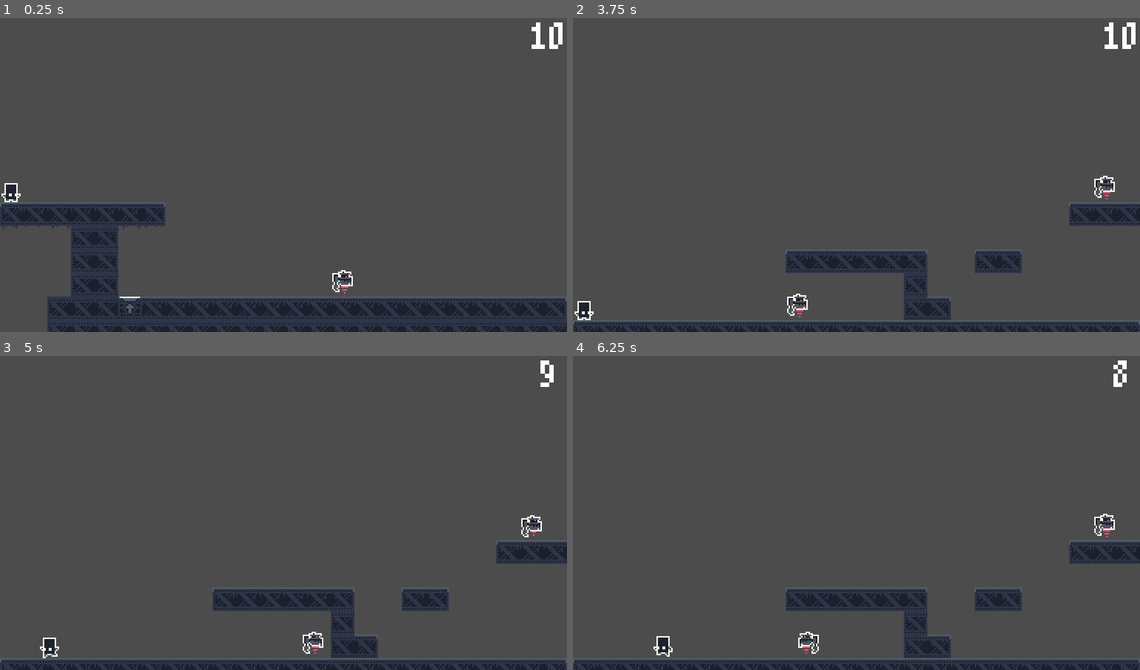
Above: before the commit, frames 1-4 (two rows, left to right).
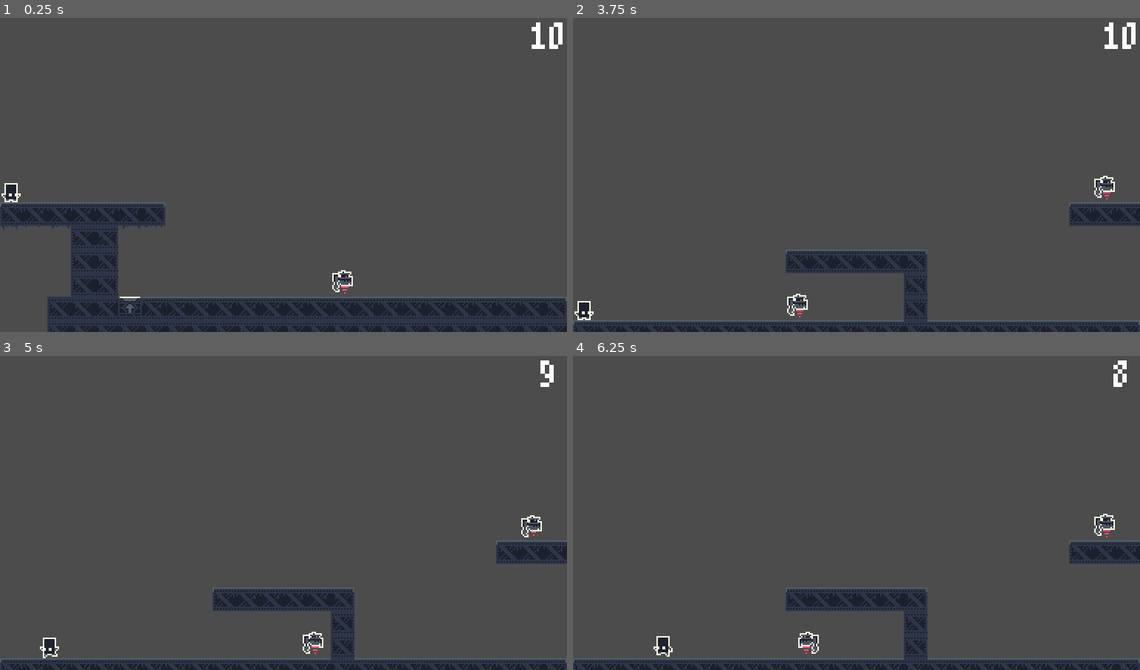
Above: after the commit, the same moments.

Repository: CodePidgy/Time-Step
Game: Godot game, scene res://src/Main/Game.tscn
Two runs of this game, one before a commit and one after it. Both use one fixed random seed, a clock stepped at 60 frames per second and the inputs below.
Inputs (mouse positions are in pixels of both pictures, inside the frame that each line leads up to):
- Up to frame 1 (0.25 s): no input
- Up to frame 2 (3.75 s): tap Enter at 0.5 s; move the mouse to (981, 156) at 0.52 s; hold Right mouse button (atk_heavy) 0.53-1.28 s; hold D (move_right) 0.53-2.03 s; tap Space (jump) at 0.77, 1.52, 3.02 s; move the mouse to (743, 187) at 1.27 s; click (743, 187) at 1.35 s; move the mouse to (913, 102) at 2.02 s; hold A (move_left) 2.03-2.78 s; hold Right mouse button (atk_heavy) 2.03-2.78 s; move the mouse to (828, 237) at 2.77 s; hold D (move_right) from 2.78 s (still down); click (828, 237) at 2.85 s; move the mouse to (1026, 222) at 3.52 s; hold Right mouse button (atk_heavy) from 3.53 s (still down)
- Up to frame 3 (5 s): tap Space (jump) at 3.77, 4.52 s; move the mouse to (113, 462) at 4.27 s; release D (move_right) at 4.28 s; release Right mouse button (atk_heavy) at 4.28 s; hold A (move_left) from 4.28 s (still down); click (113, 462) at 4.35 s
- Up to frame 4 (6.25 s): move the mouse to (884, 509) at 5.02 s; release A (move_left) at 5.03 s; hold D (move_right) 5.03-5.78 s; hold Right mouse button (atk_heavy) 5.03-5.78 s; move the mouse to (771, 431) at 5.77 s; hold A (move_left) from 5.78 s (still down); click (771, 431) at 5.85 s; tap Space (jump) at 6.02 s

The runs differ from the first frame. In frame 2, 1.0% of the frame differs, in the area x 58-80%, y 73-100%; in frame 3, 1.0%; in frame 4, 1.0%.

Commit message:
Add basic Armstrong Death animation

Diff:
--- a/src/Actor/Enemies/Armstrong/Armstrong.tscn
+++ b/src/Actor/Enemies/Armstrong/Armstrong.tscn
@@ -8,6 +8,72 @@
 extents = Vector2( 7, 8 )
 
 [sub_resource type="Animation" id=2]
+resource_name = "die"
+length = 0.6
+tracks/0/type = "value"
+tracks/0/path = NodePath("Sprite:self_modulate")
+tracks/0/interp = 1
+tracks/0/loop_wrap = true
+tracks/0/imported = false
+tracks/0/enabled = true
+tracks/0/keys = {
+"times": PoolRealArray( 0.2, 0.6 ),
+"transitions": PoolRealArray( 1, 1 ),
+"update": 0,
+"values": [ Color( 1, 1, 1, 1 ), Color( 1, 1, 1, 0 ) ]
+}
+tracks/1/type = "value"
+tracks/1/path = NodePath(".:position")
+tracks/1/interp = 1
+tracks/1/loop_wrap = true
+tracks/1/imported = false
+tracks/1/enabled = true
+tracks/1/keys = {
+"times": PoolRealArray( 0, 0.1, 0.3 ),
+"transitions": PoolRealArray( 1, 1, 1 ),
+"update": 0,
+"values": [ Vector2( 0, 0 ), Vector2( 6, -5 ), Vector2( 16, 1 ) ]
+}
+tracks/2/type = "value"
+tracks/2/path = NodePath(".:rotation_degrees")
+tracks/2/interp = 1
+tracks/2/loop_wrap = true
+tracks/2/imported = false
+tracks/2/enabled = true
+tracks/2/keys = {
+"times": PoolRealArray( 0, 0.2 ),
+"transitions": PoolRealArray( 1, 1 ),
+"update": 0,
+"values": [ 0.0, 90.0 ]
+}
+tracks/3/type = "method"
+tracks/3/path = NodePath(".")
+tracks/3/interp = 1
+tracks/3/loop_wrap = true
+tracks/3/imported = false
+tracks/3/enabled = true
+tracks/3/keys = {
+"times": PoolRealArray( 0.6 ),
+"transitions": PoolRealArray( 1 ),
+"values": [ {
+"args": [  ],
+"method": "queue_free"
+} ]
+}
+tracks/4/type = "value"
+tracks/4/path = NodePath("Sprite:frame")
+tracks/4/interp = 1
+tracks/4/loop_wrap = true
+tracks/4/imported = false
+tracks/4/enabled = true
+tracks/4/keys = {
+"times": PoolRealArray( 0 ),
+"transitions": PoolRealArray( 1 ),
+"update": 1,
+"values": [ 0 ]
+}
+
+[sub_resource type="Animation" id=3]
 length = 0.8
 loop = true
 tracks/0/type = "value"
@@ -39,8 +105,7 @@
 "values": [ 2, 3 ]
 }
 
-[sub_resource type="Animation" id=4]
-resource_name = "wait"
+[sub_resource type="Animation" id=5]
 length = 0.1
 tracks/0/type = "value"
 tracks/0/path = NodePath("Sprite:frame")
@@ -64,10 +129,11 @@
 script = ExtResource( 2 )
 
 [node name="Sprite" type="Sprite" parent="."]
+self_modulate = Color( 1, 1, 1, 0.981842 )
 position = Vector2( 0, -2 )
 texture = ExtResource( 1 )
 hframes = 4
-frame = 2
+frame = 1
 
 [node name="CollisionShape2D" type="CollisionShape2D" parent="."]
 shape = SubResource( 1 )
@@ -90,6 +156,7 @@
 
 [node name="AnimationPlayer" type="AnimationPlayer" parent="."]
 autoplay = "wait"
-anims/idle = SubResource( 2 )
-anims/run = SubResource( 3 )
-anims/wait = SubResource( 4 )
+anims/die = SubResource( 2 )
+anims/idle = SubResource( 3 )
+anims/run = SubResource( 4 )
+anims/wait = SubResource( 5 )
--- a/src/Actor/Player/Player.tscn
+++ b/src/Actor/Player/Player.tscn
@@ -178,7 +178,7 @@
 [node name="Sprite" type="Sprite" parent="."]
 texture = ExtResource( 1 )
 hframes = 24
-frame = 20
+frame = 10
 
 [node name="SlashPoint" type="Position2D" parent="Sprite"]
 position = Vector2( 16, 2 )
--- a/src/Level/Level2.tscn
+++ b/src/Level/Level2.tscn
@@ -12,7 +12,7 @@
 collision_layer = 16
 collision_mask = 0
 format = 1
-tile_data = PoolIntArray( 524309, 0, 65536, 524310, 0, 65537 …(88 unchanged characters)… 37, 655373, 0, 65537, 655374, 0, 65539, 655377, 0, 65536, 655378, 0, 65539, 720910, 0, 3, 786446, 0, 0, 786447, 0, 65539, 851968, 0, 65536, 851969, 0, 65537, 851970, 0, 65537, 851971, 0, 65537, 851972, 0, 65537, 851973, 0, 65537, 851974, 0, 65537, 851975, 0, 65537, 851976, 0, 65537, 851977, 0, 65537, 851978, 0, 65537, 851979, 0, 65537, 851980, 0, 65537, 851981, 0, 65537, 851982, 0, 65537, 851983, 0, 65537, 851984, 0, 65537, 85 …(124 unchanged characters)…
+tile_data = PoolIntArray( 524309, 0, 65536, 524310, 0, 65537 …(88 unchanged characters)… 37, 655373, 0, 65537, 655374, 0, 65539, 720910, 0, 3, 786446, 0, 3, 851968, 0, 65536, 851969, 0, 65537, 851970, 0, 65537, 851971, 0, 65537, 851972, 0, 65537, 851973, 0, 65537, 851974, 0, 65537, 851975, 0, 65537, 851976, 0, 65537, 851977, 0, 65537, 851978, 0, 65537, 851979, 0, 65537, 851980, 0, 65537, 851981, 0, 65537, 851982, 0, 1, 851983, 0, 65537, 851984, 0, 65537, 85 …(124 unchanged characters)…
 
 [node name="Player" parent="." instance=ExtResource( 2 )]
 position = Vector2( 8, 200 )
Not shown: 2 places in src/Actor/Enemies/Armstrong/Armstrong.tscn that only renumber resources
